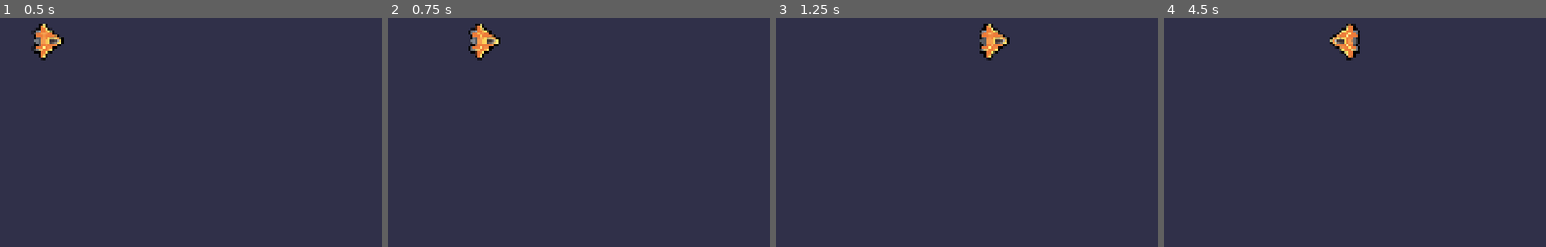
Above: before the commit, frames 1-4 (left to right).
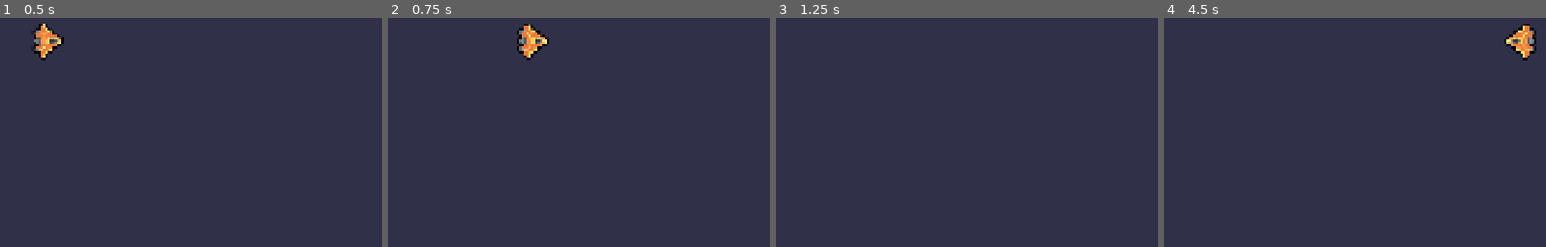
Above: after the commit, the same moments.

Repository: Elstone76/M4-To-Space-And-Beyond
Game: Godot game, scene res://ship.tscn
Two runs of this game, one before a commit and one after it. Both use one fixed random seed, a clock stepped at 60 frames per second and the inputs below. The project has no main scene, so this scene is started directly.
Inputs (mouse positions are in pixels of both pictures, inside the frame that each line leads up to):
- Up to frame 1 (0.5 s): no input
- Up to frame 2 (0.75 s): tap Enter at 0.5 s; move the mouse to (552, 45) at 0.52 s; hold D (move_right) from 0.53 s (still down); tap Space (boost, bound only after the commit) at 0.6 s; click (552, 45) at 0.67 s
- Up to frame 3 (1.25 s): keep holding D (move_right)
- Up to frame 4 (4.5 s): move the mouse to (outside the picture) at 1.27 s; release D (move_right) at 1.28 s; hold S (move_down) 1.28-2.03 s; tap Space (boost, bound only after the commit) at 1.35, 2.3, 2.85, 3.5, 3.6 s; move the mouse to (outside the picture) at 2.02 s; hold D (move_right) 2.03-2.78 s; tap Z at 2.1, 4.35 s; move the mouse to (outside the picture) at 2.77 s; hold W (move_up) 2.78-3.53 s; click (outside the picture) at 2.92 s; move the mouse to (1389, 132) at 3.52 s; hold A (move_left) from 3.53 s (still down); move the mouse to (outside the picture) at 4.27 s

Frame 1 is identical in both runs. In frame 2, 1.6% of the frame differs, in the area x 21-43%, y 2-19%; in frame 3, 0.8%; in frame 4, 1.6%.

Commit message:
lesson 4 unfinished

Diff:
--- a/M04.to_space_and_beyond_workbook/practices/L4.P1.boosting_circle/boosting_circle.gd
+++ b/M04.to_space_and_beyond_workbook/practices/L4.P1.boosting_circle/boosting_circle.gd
@@ -26,4 +26,4 @@
 
 
 func _on_timer_timeout() -> void:
-	pass
+	max_speed = normal_speed
--- a/M04.to_space_and_beyond_workbook/practices/L4.P1.boosting_circle/boosting_circle.tscn
+++ b/M04.to_space_and_beyond_workbook/practices/L4.P1.boosting_circle/boosting_circle.tscn
@@ -1,8 +1,8 @@
-[gd_scene load_steps=8 format=3]
+[gd_scene load_steps=8 format=3 uid="uid://c1jr84qjia3ap"]
 
-[ext_resource type="Texture2D" path="res://assets/practice_assets/shape_ship.png" id="1_w7vm3"]
-[ext_resource type="Script" path="res://practices/L4.P1.boosting_circle/boosting_circle.gd" id="2_v458s"]
-[ext_resource type="Texture2D" path="res://assets/practice_assets/ellipse_white.png" id="3_geoet"]
+[ext_resource type="Texture2D" uid="uid://d1xp2mgpkkc42" path="res://assets/practice_assets/shape_ship.png" id="1_w7vm3"]
+[ext_resource type="Script" uid="uid://b4s32vbbvr6mv" path="res://practices/L4.P1.boosting_circle/boosting_circle.gd" id="2_v458s"]
+[ext_resource type="Texture2D" uid="uid://bkueifls7csiy" path="res://assets/practice_assets/ellipse_white.png" id="3_geoet"]
 [ext_resource type="PackedScene" path="res://practices/L4.P1.boosting_circle/background.tscn" id="4_4en4c"]
 
 [sub_resource type="Curve" id="Curve_w5itb"]
@@ -31,4 +31,8 @@
 visibility_rect = Rect2(-4000, -4000, 4000, 4000)
 process_material = SubResource("ParticleProcessMaterial_q610u")
 
-[node name="Background" type="Node" parent="." instance=ExtResource("4_4en4c")]
+[node name="Background" parent="." instance=ExtResource("4_4en4c")]
+
+[node name="Timer" type="Timer" parent="."]
+
+[connection signal="timeout" from="Timer" to="." method="_on_timer_timeout"]
--- a/M04.to_space_and_beyond_workbook/project.godot
+++ b/M04.to_space_and_beyond_workbook/project.godot
@@ -58,6 +58,11 @@
 "events": [Object(InputEventKey,"resource_local_to_scene":false,"resource_name":"","device":-1,"window_id":0,"alt_press …(191 unchanged characters)…
 ]
 }
+boost={
+"deadzone": 0.5,
+"events": [Object(InputEventKey,"resource_local_to_scene":false,"resource_name":"","device":-1,"window_id":0,"alt_pressed":false,"shift_pressed":false,"ctrl_pressed":false,"meta_pressed":false,"pressed":false,"keycode":0,"physical_keycode":32,"key_label":0,"unicode":32,"location":0,"echo":false,"script":null)
+]
+}
 
 [rendering]
 
--- a/M04.to_space_and_beyond_workbook/ship.gd
+++ b/M04.to_space_and_beyond_workbook/ship.gd
@@ -1,8 +1,9 @@
 extends Sprite2D
 
-var max_speed := 600.0
+var normal_speed := 600.0
+var max_speed := normal_speed
 var velocity := Vector2(0,0)
-
+var boost_speed := 1500.0
 
 func _process(delta: float) -> void:
 	var direction := Vector2(0,0)
@@ -12,7 +13,18 @@
 	if direction.length() > 1.0:
 		direction = direction.normalized()
 
+	if Input.is_action_just_pressed("boost"):
+		max_speed = boost_speed
+		get_node("Timer").start()
+
 	velocity = direction * max_speed
 	position += velocity * delta
 	if direction.length() > 0.0:
 		rotation = velocity.angle()
+
+
+
+
+
+func _on_timer_timeout() -> void:
+	max_speed = normal_speed
--- a/M04.to_space_and_beyond_workbook/ship.tscn
+++ b/M04.to_space_and_beyond_workbook/ship.tscn
@@ -7,3 +7,8 @@
 position = Vector2(1093, 475)
 texture = ExtResource("1_4cq66")
 script = ExtResource("2_v4325")
+
+[node name="Timer" type="Timer" parent="."]
+one_shot = true
+
+[connection signal="timeout" from="Timer" to="." method="_on_timer_timeout"]
